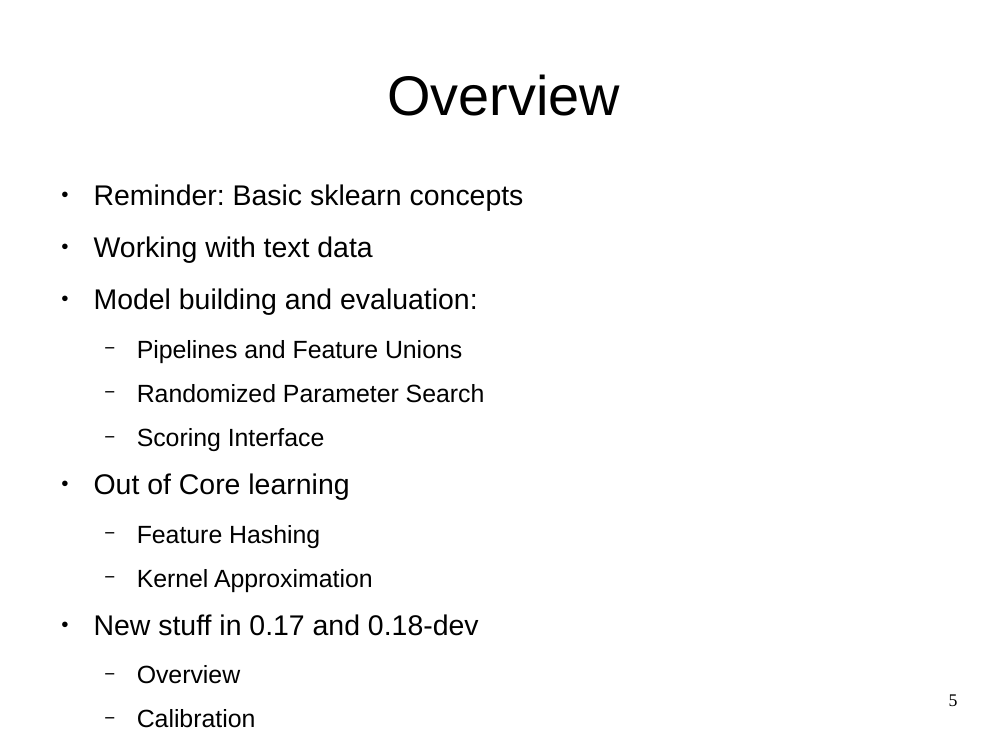
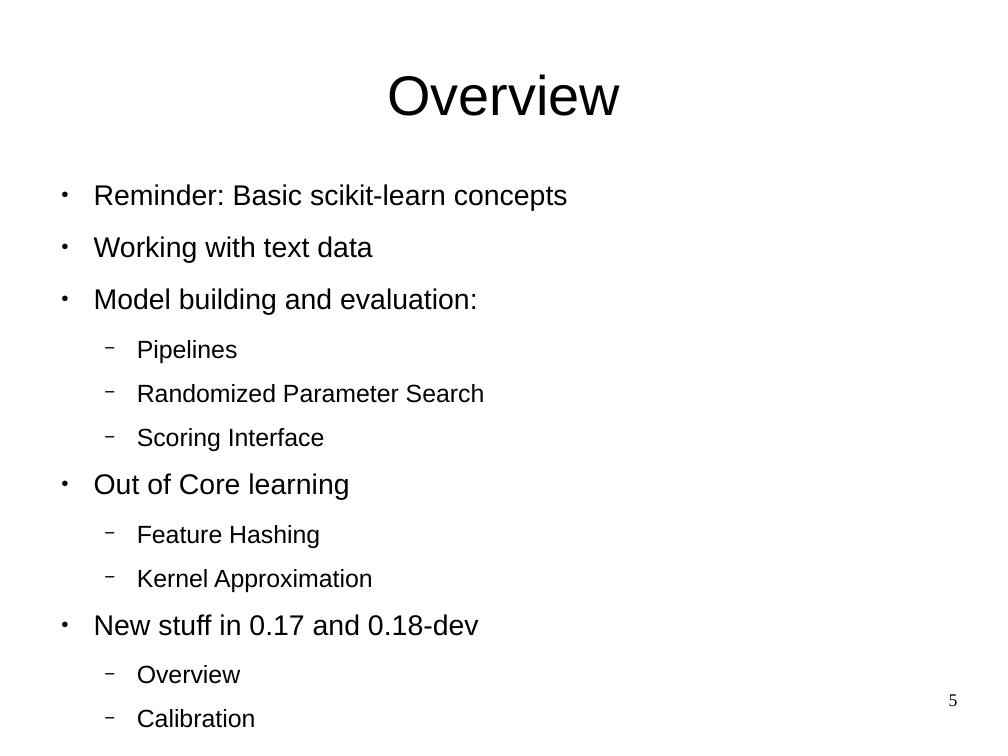
Before and after one commit to amueller/advanced-sklearn-boston-nlp-2016, a slide deck: slide 5 of pydata-amsterdam-advanced-sklearn.odp. Drawn at 1008x756 pixels with LibreOffice and Linux fonts; fonts in the diff are those of the drawing. Boxes give left, top, right and bottom in pixels: in the first picture for what was removed or moved away, otherwise in the second. Text is boxed around its words. In the diff, an @@ line names an element or a change of style, - is before the commit and + after.

```diff
--- a/pydata-amsterdam-advanced-sklearn.odp
+++ b/pydata-amsterdam-advanced-sklearn.odp
@@ text at <box>94,184,568,211</box>: text changed @@
-● Reminder: Basic sklearn concepts
+● Reminder: Basic scikit-learn concepts
@@ text at <box>137,340,238,363</box>: text changed @@
-  − Pipelines and Feature Unions
+  − Pipelines
```
Also in this commit, not shown: 5 other slides changed, 1 slide added, 6 slides removed, 5 other files.
